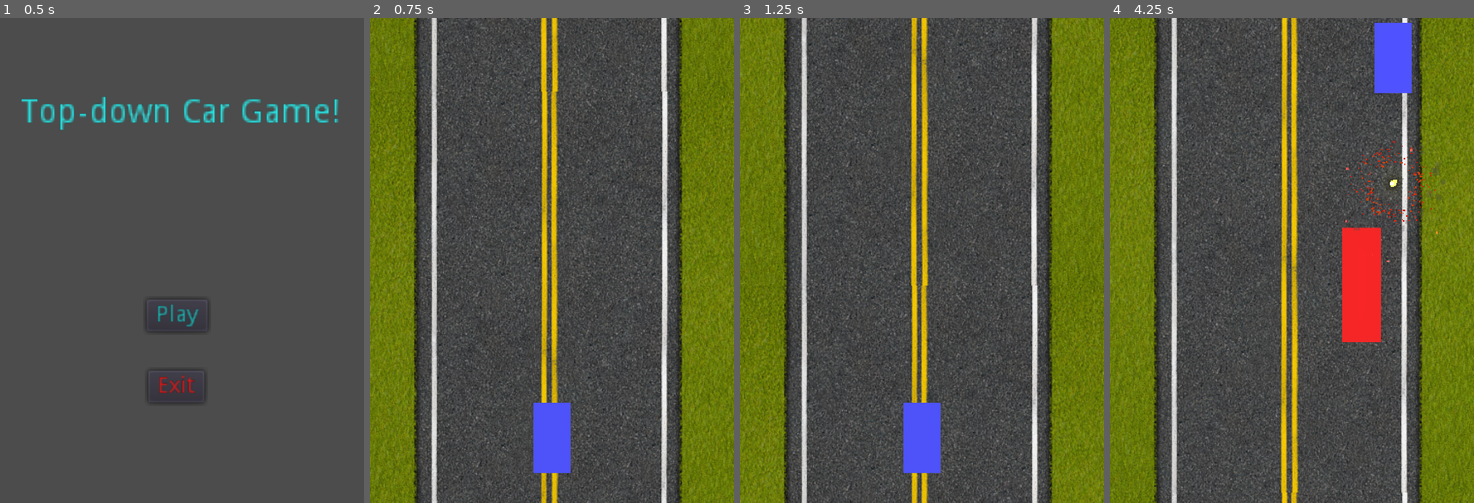
Above: before the commit, frames 1-4 (left to right).
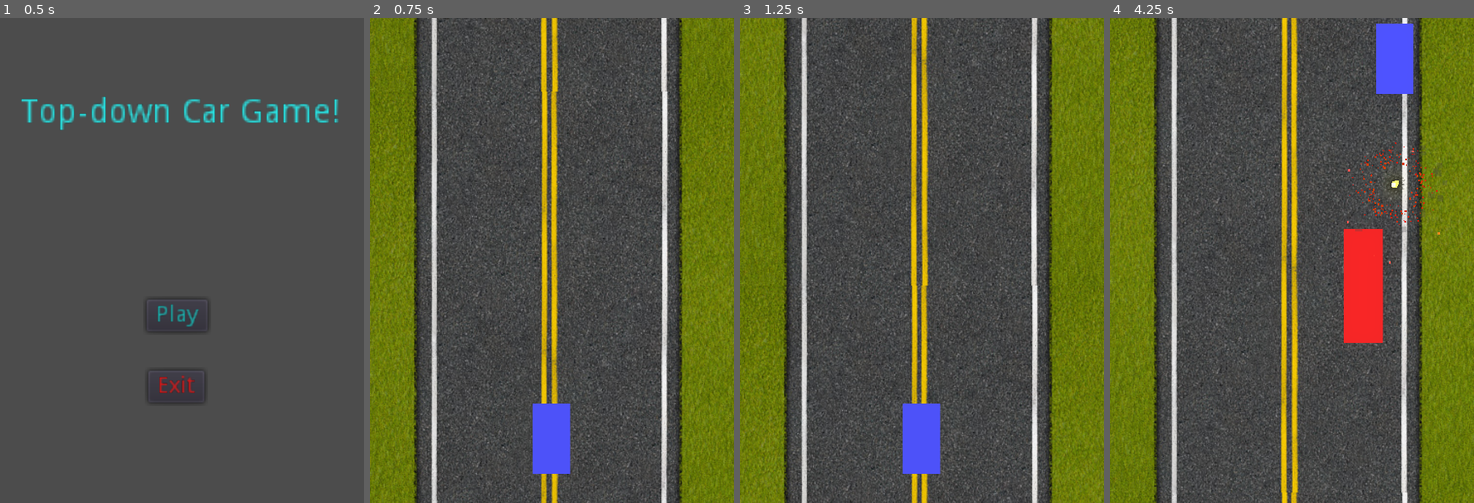
Above: after the commit, the same moments.

Repository: ahmedminhaj/racing-run
Game: Godot game, scene res://Scenes/menu.tscn
The game is run twice, just before and just after one commit, with the same random seed, the same clock (stepped at 60 frames per second) and the same inputs.
Inputs:
- Up to frame 1 (0.5 s): no input
- Up to frame 2 (0.75 s): click "Play" at 0.5 s
- Up to frame 3 (1.25 s): no input
- Up to frame 4 (4.25 s): hold Right (ui_right) 1.28-2.03 s; hold Down (ui_down) 2.03-2.78 s; hold Right (ui_right) 2.78-3.53 s; hold Up (ui_up) from 3.53 s (still down)

Frame 1 is identical in both runs. In frame 2, 0.1% of the frame differs, in the area x 44-56%, y 79-94%; in frame 3, 0.1%; in frame 4, 0.9%, in the area x 63-91%, y 1-67%.
Error before the commit: Attempt to call function 'start' in base 'null instance' on a null instance. (res://camera/Camera.gd:34)

Commit message:
camera shake effect, flash effect

Diff:
--- a/Scenes/game.tscn
+++ b/Scenes/game.tscn
@@ -8,10 +8,10 @@
 [node name="game" type="Node2D"]
 script = ExtResource( 2 )
 
+[node name="Camera" parent="." instance=ExtResource( 4 )]
+
 [node name="road" parent="." instance=ExtResource( 1 )]
 
 [node name="player_car" parent="." instance=ExtResource( 3 )]
 position = Vector2( 225, 520 )
-
-[node name="Camera2D" parent="." instance=ExtResource( 4 )]
 [connection signal="area_entered" from="player_car" to="." method="_on_player_car_area_entered"]
--- a/camera/Camera.gd
+++ /dev/null
@@ -1,34 +0,0 @@
-extends Camera2D
-
-onready var timer : Timer = $Timer
-
-export var amplitude : = 6.0
-export var duration : = 0.8
-export(float, EASE) var DAMP_EASING : = 1.0
-export var shake : = false setget set_shake
-
-func _ready():
-	randomize()
-	set_process(false)
-	self.duration = duration
-	_on_camera_shake_requested()
-
-func _process(delta: float):
-	var damping : = ease(timer.time_left / timer.wait_time, DAMP_EASING)
-	offset = Vector2(
-		rand_range(amplitude, -amplitude) * damping,
-		rand_range(amplitude, -amplitude) * damping)
-
-func _on_ShakeTimer_timeout():
-	self.shake = false
-
-func _on_camera_shake_requested():
-	self.shake = true
-
-
-func set_shake(value: bool):
-	shake = value
-	set_process(shake)
-	offset = Vector2()
-	if shake:
-		timer.start()
--- a/camera/Camera.tscn
+++ b/camera/Camera.tscn
@@ -1,8 +1,25 @@
-[gd_scene load_steps=2 format=2]
+[gd_scene load_steps=3 format=2]
 
-[ext_resource path="res://camera/Camera.gd" type="Script" id=1]
+[ext_resource path="res://Sprites/90356.png" type="Texture" id=1]
+[ext_resource path="res://scripts/camera_shake.gd" type="Script" id=2]
 
-[node name="Camera2D" type="Camera2D"]
-position = Vector2( 225.571, 298.793 )
-script = ExtResource( 1 )
-DAMP_EASING = 1.41421
+[node name="Camera" type="Camera2D"]
+position = Vector2( 225.753, 298.815 )
+current = true
+script = ExtResource( 2 )
+__meta__ = {
+"_edit_group_": true
+}
+
+[node name="timer_shake_length" type="Timer" parent="."]
+one_shot = true
+
+[node name="timer_wait_times" type="Timer" parent="."]
+
+[node name="tween_camera_shake" type="Tween" parent="."]
+
+[node name="flash" type="Sprite" parent="."]
+modulate = Color( 1, 1, 1, 0 )
+position = Vector2( -0.370059, -1.49044 )
+scale = Vector2( 1.78102, 2.3653 )
+texture = ExtResource( 1 )
--- /dev/null
+++ b/scripts/camera_shake.gd
@@ -0,0 +1,43 @@
+extends Camera2D
+
+onready var timer_shake = $timer_shake_length
+onready var timer_wait = $timer_wait_times
+onready var tween_shake = $tween_camera_shake
+onready var flash = $flash
+
+var reset_speed = 0
+var strength = 0
+var doing_shake = false
+
+func _ready():
+	timer_wait.connect("timeout", self, 'timeout_wait_times')
+	timer_shake.connect("timeout", self, "timeout_shake_length")
+
+func timeout_shake_length():
+	doing_shake = false
+	reset_camera()
+
+func timeout_wait_times():
+	if(doing_shake):
+		tween_shake.interpolate_property(self, "offset", offset, Vector2(rand_range(-strength,strength), rand_range(-strength,strength)), reset_speed,Tween.TRANS_SINE,Tween.EASE_OUT)
+		tween_shake.start()
+
+func reset_camera():
+	tween_shake.interpolate_property(self, "offset", offset, Vector2(0,0), reset_speed,Tween.TRANS_SINE,Tween.EASE_OUT)
+	tween_shake.start()
+
+func start_shake(time_of_shake, speed_of_shake, strength_of_shake):
+	print("start Shake")
+	doing_shake = true
+	strength = strength_of_shake
+	reset_speed = speed_of_shake
+	timer_shake.start(time_of_shake)
+	timer_wait.start(speed_of_shake)
+
+func start_flash(speed, strength):
+	tween_shake.interpolate_property(flash, "modulate:a", 0, strength, speed, Tween.TRANS_SINE, Tween.EASE_OUT)
+	tween_shake.start()
+
+	yield(get_tree().create_timer(speed), "timeout")
+	tween_shake.interpolate_property(flash, "modulate:a", 0, strength, speed, Tween.TRANS_SINE, Tween.EASE_OUT)
+	tween_shake.start()
--- a/scripts/car.gd
+++ b/scripts/car.gd
@@ -1,4 +1,5 @@
 extends Area2D
+
 
 func _process(delta):
 	if Input.is_action_pressed("ui_left"):
--- a/scripts/game.gd
+++ b/scripts/game.gd
@@ -3,7 +3,7 @@
 onready var road = preload("res://Scenes/road.tscn")
 onready var ene_car = preload("res://Scenes/ene_car.tscn")
 onready var explosion = preload("res://Scenes/explosive.tscn")
-onready var camera = $Camera2D
+onready var camera = $Camera
 
 var car_timer = 0
 var time = 74
@@ -22,11 +22,13 @@
 		time = 0
 
 func _on_player_car_area_entered(area):
-	camera.set_shake(true)
-	OS.delay_msec(200)
+#	OS.delay_msec(200)
+	camera_shake()
+#	flash_scene()
 	explosion()
 	yield(get_tree().create_timer(0.4), "timeout")
 	game_over()
+
 
 func explosion():
 	var car_crash = explosion.instance()
@@ -35,3 +37,10 @@
 
 func game_over():
 	get_tree().change_scene("res://Scenes/game_over.tscn")
+
+func camera_shake():
+	print("shake")
+	camera.start_shake(1, 0.02, 3)
+
+func flash_scene():
+	camera.start_flash(0.11,0.2)
